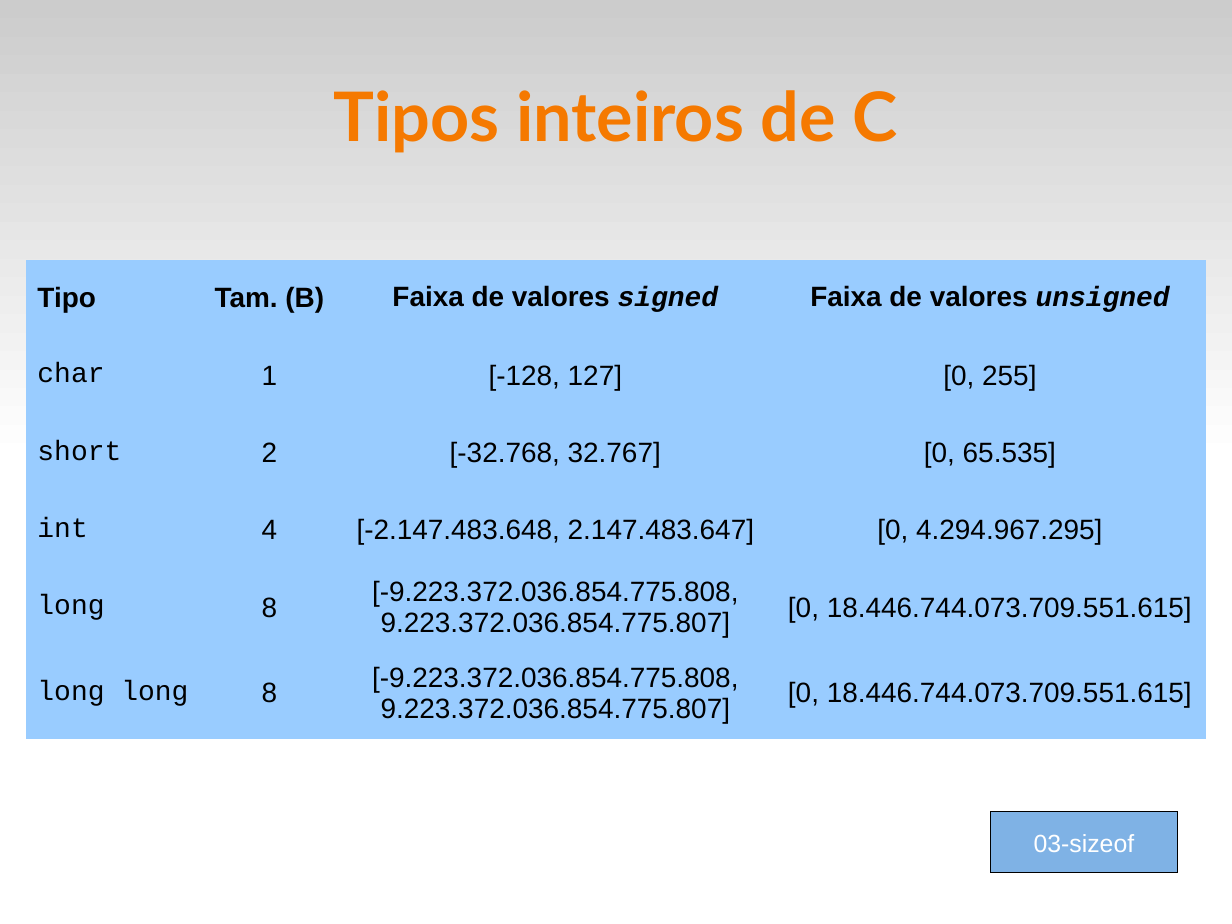
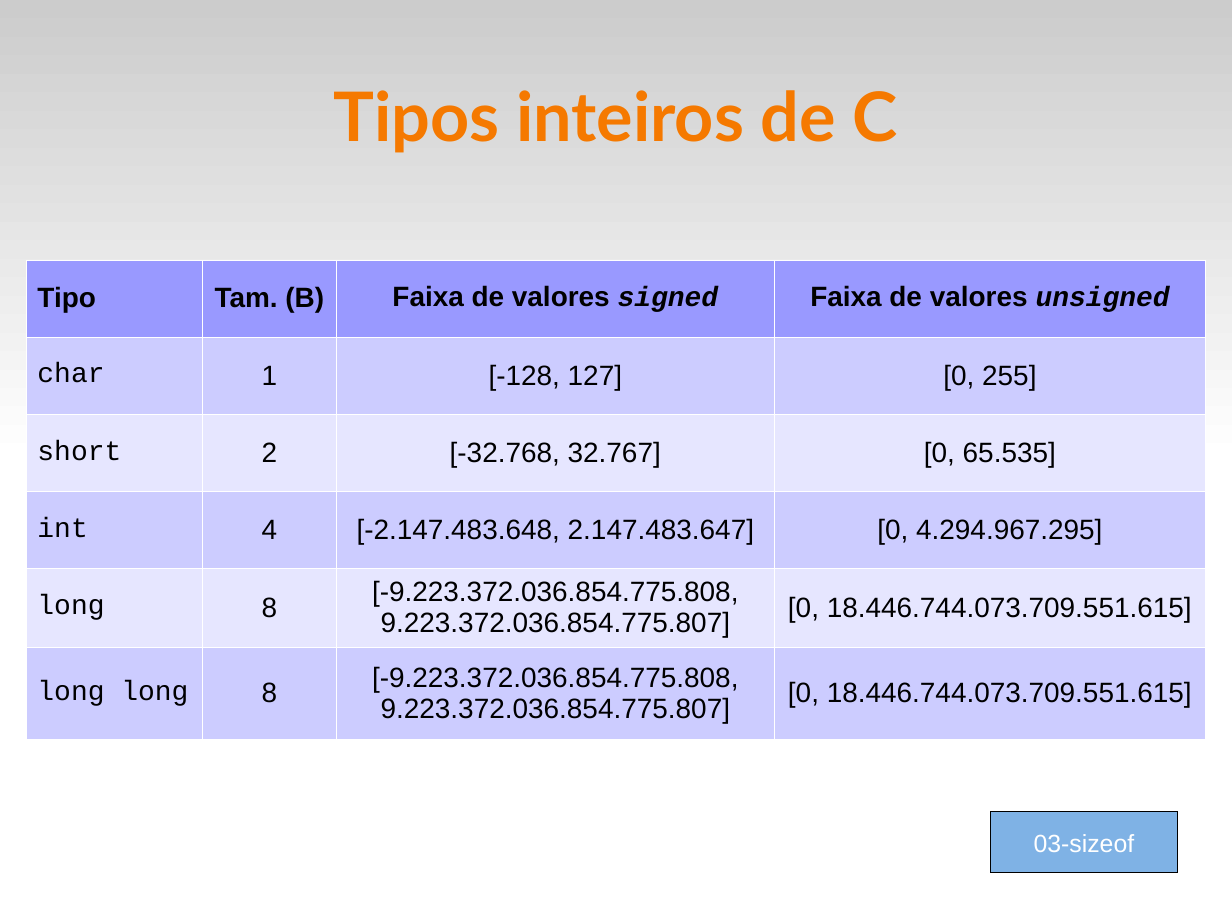
Before and after one commit to fsantanna-uerj/LP1, a slide deck: slide 8 of Slides/lp1-03-tipos.odp. Drawn at 1232x924 pixels with LibreOffice and Linux fonts; fonts in the diff are those of the drawing. Boxes give left, top, right and bottom in pixels: in the first picture for what was removed or moved away, otherwise in the second. Text is boxed around its words. In the diff, an @@ line names an element or a change of style, - is before the commit and + after.

Commit message:
(>) slides

```diff
--- a/Slides/lp1-03-tipos.odp
+++ b/Slides/lp1-03-tipos.odp
@@ table at (27,259,1206,738) @@
@@ fill #99CCFF to #9999FF in row 1 @@
@@ fill #99CCFF to #CCCCFF in 12 cells @@
@@ fill #99CCFF to #E6E6FF in 8 cells @@
@@ borders changed @@
```
Also in this commit, not shown: 3 other files.
